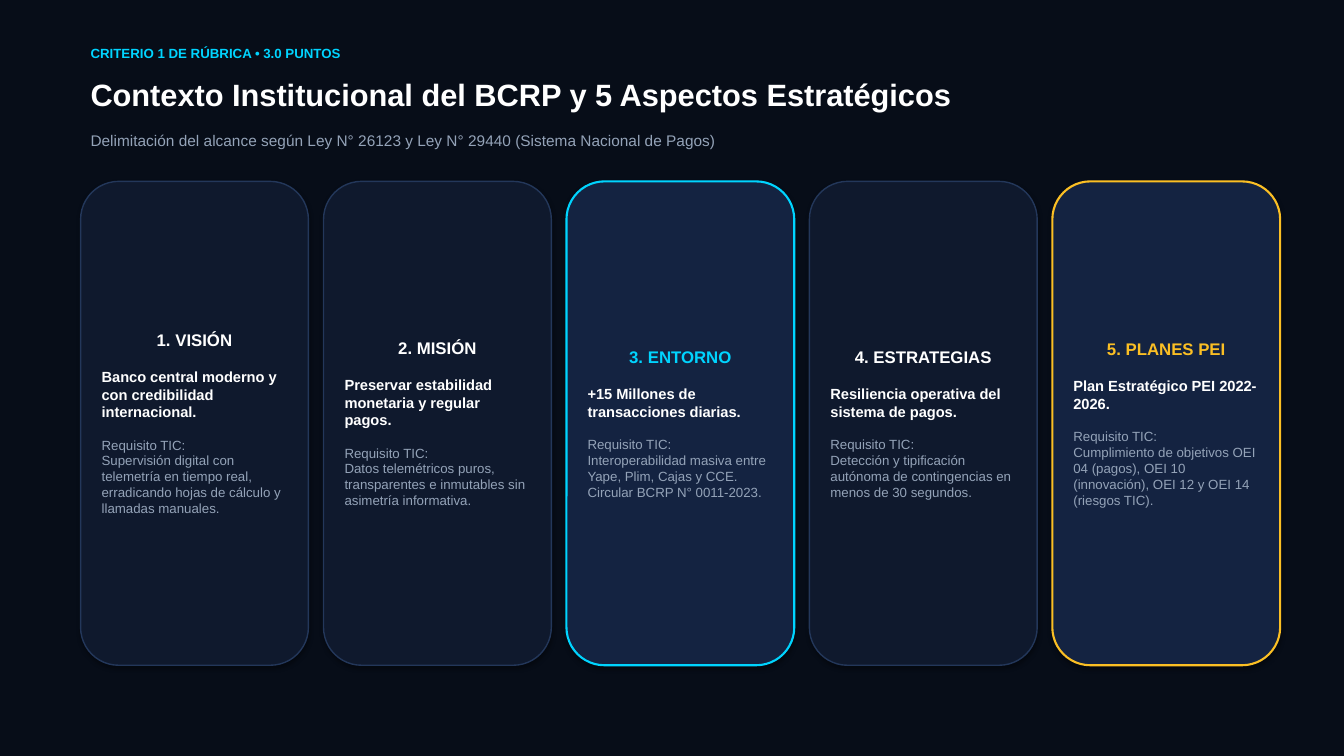
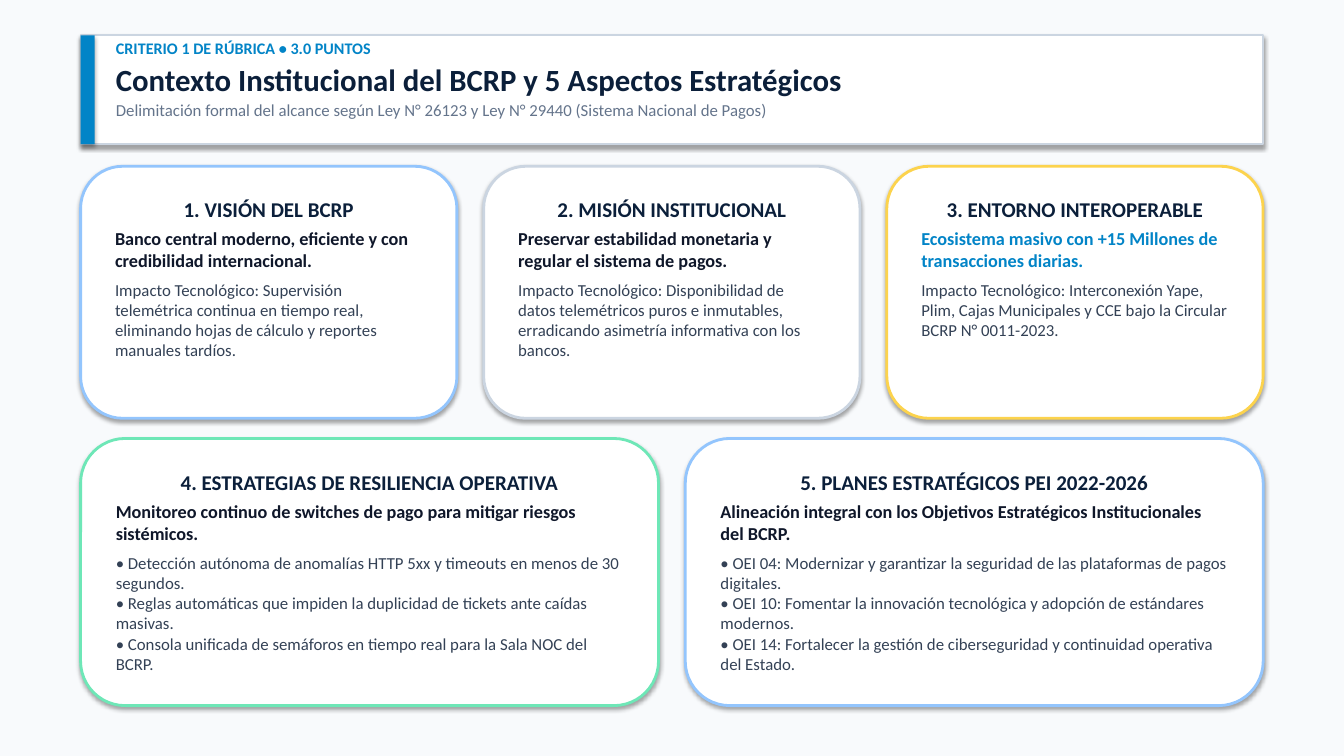
Before and after one commit to frankitoromas-tech/UTP-Curso-Integrador-I-SIGIR-BCRP, a slide deck: slide 2 of 01_DOCUMENTACION_TECNICA/PRESENTACION_EJECUTIVA_APF1.pptx. Drawn at 1344x756 pixels with LibreOffice and Linux fonts; fonts in the diff are those of the drawing. Boxes give left, top, right and bottom in pixels: in the first picture for what was removed or moved away, otherwise in the second. Text is boxed around its words. In the diff, an @@ line names an element or a change of style, - is before the commit and + after.

```diff
--- a/01_DOCUMENTACION_TECNICA/PRESENTACION_EJECUTIVA_APF1.pptx
+++ b/01_DOCUMENTACION_TECNICA/PRESENTACION_EJECUTIVA_APF1.pptx
@@ rectangle at <box>0,0,1344,756</box>: fill #070D18 to #F8FAFC @@
@@ rectangle added at <box>81,35,1263,144</box>, fill #FFFFFF, outline #CBD5E1 1.5 pt @@
@@ rectangle added at <box>81,35,95,144</box>, fill #0284C7 @@
@@ text removed at <box>91,48,340,58</box> @@
-CRITERIO 1 DE RÚBRICA • 3.0 PUNTOS
@@ text at <box>116,41,841,119</box>: text changed; size 11 to 12 pt; font Arial to Calibri; text colour #94A3B8 to #64748B; bold on @@
-Delimitación del alcance según Ley N° 26123 y Ley N° 29440 (Sistema Nacional de Pagos)
+CRITERIO 1 DE RÚBRICA • 3.0 PUNTOS
+Contexto Institucional del BCRP y 5 Aspectos Estratégicos
+Delimitación formal del alcance según Ley N° 26123 y Ley N° 29440 (Sistema Nacional de Pagos)
@@ text removed at <box>91,83,951,111</box> @@
-Contexto Institucional del BCRP y 5 Aspectos Estratégicos
@@ rounded rectangle "1. VISIÓN DEL BCRP": place and size @@
-rounded rectangle "1. VISIÓN DEL BCRP" at <box>81,181,309,665</box>
+rounded rectangle "1. VISIÓN DEL BCRP" at <box>81,166,457,418</box>
@@ rounded rectangle "1. VISIÓN DEL BCRP" at <box>81,166,457,418</box>: vertical alignment middle to top; fill #0F192D to #FFFFFF; outline #23375A 1 pt to #93C5FD 2 pt @@
@@ rounded rectangle "2. MISIÓN INSTITUCIONAL": place and size @@
-rounded rectangle "2. MISIÓN INSTITUCIONAL" at <box>324,181,552,665</box>
+rounded rectangle "2. MISIÓN INSTITUCIONAL" at <box>484,166,860,418</box>
@@ rounded rectangle "2. MISIÓN INSTITUCIONAL" at <box>484,166,860,418</box>: vertical alignment middle to top; fill #0F192D to #FFFFFF; outline #23375A 1 pt to #CBD5E1 2 pt @@
@@ rounded rectangle "3. ENTORNO INTEROPERABLE": place and size @@
-rounded rectangle "3. ENTORNO INTEROPERABLE" at <box>567,181,795,665</box>
+rounded rectangle "3. ENTORNO INTEROPERABLE" at <box>887,166,1263,418</box>
@@ rounded rectangle "3. ENTORNO INTEROPERABLE" at <box>887,166,1263,418</box>: vertical alignment middle to top; fill #142341 to #FFFFFF; outline #00D4FF 1.5 pt to #FCD34D 2 pt @@
@@ text in rounded rectangle at <box>115,200,408,356</box>: text changed; size 9.5 to 12 pt; font Arial to Calibri; text colour #94A3B8 to #334155 @@
-1. VISIÓN
-Banco central moderno y con credibilidad internacional.
-Requisito TIC:
-Supervisión digital con telemetría en tiempo real, erradicando hojas de cálculo y llamadas manuales.
+1. VISIÓN DEL BCRP
+Banco central moderno, eficiente y con credibilidad internacional.
+Impacto Tecnológico: Supervisión telemétrica continua en tiempo real, eliminando hojas de cálculo y reportes manuales tardíos.
@@ text in rounded rectangle at <box>518,200,800,356</box>: text changed; size 9.5 to 12 pt; font Arial to Calibri; text colour #94A3B8 to #334155 @@
-2. MISIÓN
-Preservar estabilidad monetaria y regular pagos.
-Requisito TIC:
-Datos telemétricos puros, transparentes e inmutables sin asimetría informativa.
+2. MISIÓN INSTITUCIONAL
+Preservar estabilidad monetaria y regular el sistema de pagos.
+Impacto Tecnológico: Disponibilidad de datos telemétricos puros e inmutables, erradicando asimetría informativa con los bancos.
@@ text in rounded rectangle at <box>921,203,1227,336</box>: text changed; size 9.5 to 12 pt; font Arial to Calibri; text colour #94A3B8 to #334155 @@
-3. ENTORNO
-+15 Millones de transacciones diarias.
-Requisito TIC:
-Interoperabilidad masiva entre Yape, Plim, Cajas y CCE. Circular BCRP N° 0011-2023.
+3. ENTORNO INTEROPERABLE
+Ecosistema masivo con +15 Millones de transacciones diarias.
+Impacto Tecnológico: Interconexión Yape, Plim, Cajas Municipales y CCE bajo la Circular BCRP N° 0011-2023.
@@ rounded rectangle "4. ESTRATEGIAS DE RESILIENCIA OPERATIVA": place and size @@
-rounded rectangle "4. ESTRATEGIAS DE RESILIENCIA OPERATIVA" at <box>810,181,1037,665</box>
+rounded rectangle "4. ESTRATEGIAS DE RESILIENCIA OPERATIVA" at <box>81,439,658,706</box>
@@ rounded rectangle "4. ESTRATEGIAS DE RESILIENCIA OPERATIVA" at <box>81,439,658,706</box>: vertical alignment middle to top; fill #0F192D to #FFFFFF; outline #23375A 1 pt to #6EE7B7 2 pt @@
@@ rounded rectangle "5. PLANES ESTRATÉGICOS PEI 2022-2026": place and size @@
-rounded rectangle "5. PLANES ESTRATÉGICOS PEI 2022-2026" at <box>1053,181,1280,665</box>
+rounded rectangle "5. PLANES ESTRATÉGICOS PEI 2022-2026" at <box>686,439,1263,706</box>
@@ rounded rectangle "5. PLANES ESTRATÉGICOS PEI 2022-2026" at <box>686,439,1263,706</box>: vertical alignment middle to top; fill #142341 to #FFFFFF; outline #FBBF24 1.5 pt to #93C5FD 2 pt @@
@@ text in rounded rectangle at <box>116,476,619,670</box>: text changed; size 9.5 to 12 pt; font Arial to Calibri; text colour #94A3B8 to #334155 @@
-4. ESTRATEGIAS
-Resiliencia operativa del sistema de pagos.
-Requisito TIC:
-Detección y tipificación autónoma de contingencias en menos de 30 segundos.
+4. ESTRATEGIAS DE RESILIENCIA OPERATIVA
+Monitoreo continuo de switches de pago para mitigar riesgos sistémicos.
+• Detección autónoma de anomalías HTTP 5xx y timeouts en menos de 30 segundos.
+• Reglas automáticas que impiden la duplicidad de tickets ante caídas masivas.
+• Consola unificada de semáforos en tiempo real para la Sala NOC del BCRP.
@@ text in rounded rectangle at <box>720,473,1226,670</box>: text changed; size 9.5 to 12 pt; font Arial to Calibri; text colour #94A3B8 to #334155 @@
-5. PLANES PEI
-Plan Estratégico PEI 2022-2026.
-Requisito TIC:
-Cumplimiento de objetivos OEI 04 (pagos), OEI 10 (innovación), OEI 12 y OEI 14 (riesgos TIC).
+5. PLANES ESTRATÉGICOS PEI 2022-2026
+Alineación integral con los Objetivos Estratégicos Institucionales del BCRP.
+• OEI 04: Modernizar y garantizar la seguridad de las plataformas de pagos digitales.
+• OEI 10: Fomentar la innovación tecnológica y adopción de estándares modernos.
+• OEI 14: Fortalecer la gestión de ciberseguridad y continuidad operativa del Estado.
```
Also in this commit, not shown: 6 other slides changed, 7 slides added, 3 slides removed, 6 other files.
